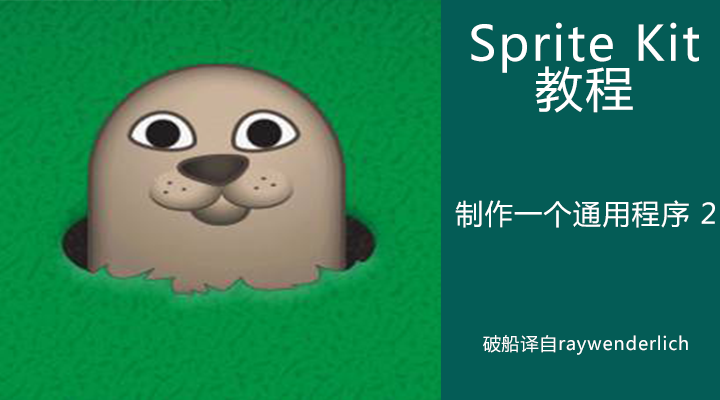
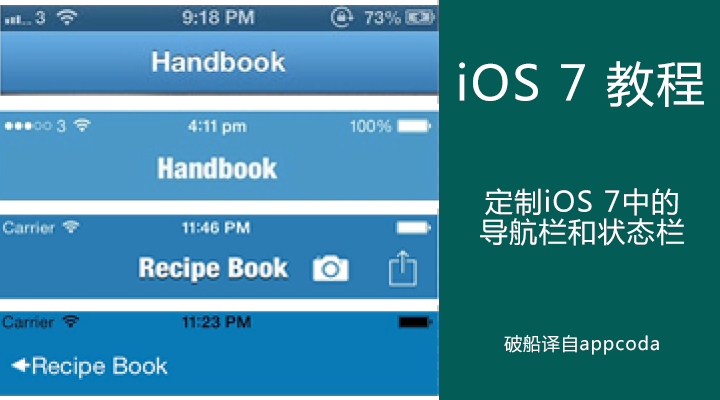
Before/after of a (720, 400) layered artwork. What changed in the layer stack:
added group "定制iOS 7中导航栏和状态栏" with 6 layers above "制作一个通用程序 2" over box(0, 0, 715, 400)
added layer "图层 3" in group "定制iOS 7中导航栏和状态栏" over box(0, 0, 441, 400)
added layer "iOS 7 教程" in group "定制iOS 7中导航栏和状态栏" over box(459, 61, 704, 108)
added layer "破船译自appcoda" in group "定制iOS 7中导航栏和状态栏" over box(504, 335, 659, 355)
added layer "定制iOS 7中的 导航栏和状态栏" in group "定制iOS 7中导航栏和状态栏" over box(480, 188, 684, 246)
added layer "WhackAMole1" (1st of 3, in "定制iOS 7中导航栏和状态栏") in group "定制iOS 7中导航栏和状态栏" over box(0, 0, 441, 400)
added layer "图层 2" (1st of 3, in "定制iOS 7中导航栏和状态栏") in group "定制iOS 7中导航栏和状态栏" over box(1, 0, 715, 400)
hid group "制作一个通用程序 2" (1st of 2) (5 layers) over box(0, 0, 715, 400)
